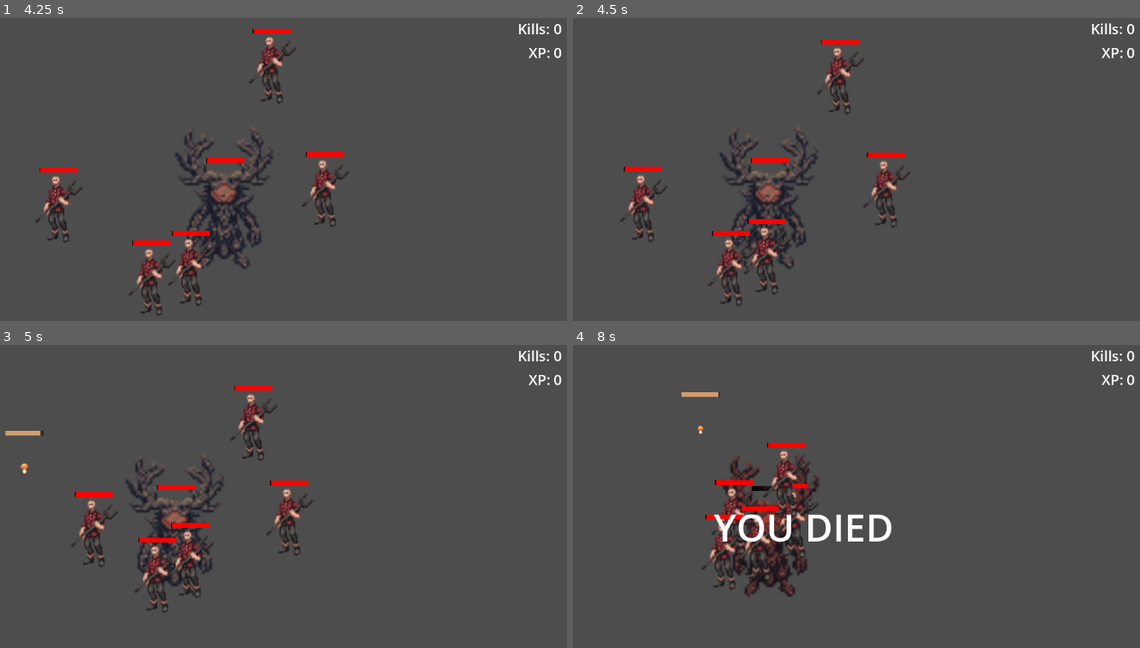
Above: before the commit, frames 1-4 (two rows, left to right).
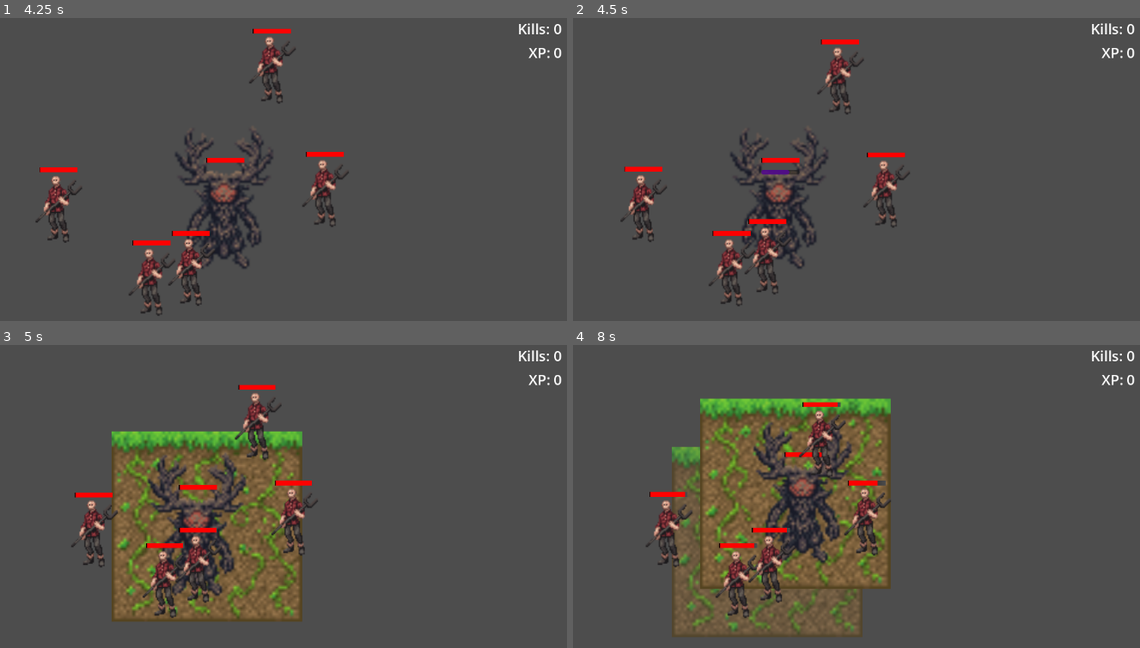
Above: after the commit, the same moments.

Repository: tablegrapes/DRUID
Game: Godot game, scene res://scenes/main.tscn
Same seed, same stepped clock (60 frames per second), same inputs: the game is played once before the commit and once after it.
Inputs (mouse positions are in pixels of both pictures, inside the frame that each line leads up to):
- Up to frame 1 (4.25 s): tap Enter at 0.5, 2, 3.5 s; move the mouse to (379, 181) at 0.52 s; press the mouse at (379, 181) at 0.53 s; hold D (move_right) 0.53-1.28 s; right-click (379, 181) at 0.8 s; tap Space at 1.25, 2.75 s; move the mouse to (90, 217) at 1.27 s; release the mouse at (90, 217) at 1.28 s; hold S (move_down) 1.28-2.03 s; right-click (90, 217) at 1.35 s; click (90, 217) at 1.55 s; move the mouse to (300, 114) at 2.02 s; press the mouse at (300, 114) at 2.03 s; hold D (move_right) 2.03-2.78 s; right-click (300, 114) at 2.3 s; move the mouse to (198, 275) at 2.77 s; release the mouse at (198, 275) at 2.78 s; hold W (move_up) 2.78-3.53 s; right-click (198, 275) at 2.85 s; click (198, 275) at 3.05 s; move the mouse to (436, 257) at 3.52 s; press the mouse at (436, 257) at 3.53 s; hold A (move_left) from 3.53 s (still down); right-click (436, 257) at 3.8 s; tap Escape (pause) at 4.15 s
- Up to frame 2 (4.5 s): keep holding A (move_left); move the mouse to (595, 142) at 4.27 s; release the mouse at (595, 142) at 4.28 s; right-click (595, 142) at 4.35 s
- Up to frame 3 (5 s): keep holding A (move_left); click (22, 469) at 4.55 s
- Up to frame 4 (8 s): move the mouse to (839, 526) at 5.02 s; release A (move_left) at 5.03 s; press the mouse at (839, 526) at 5.03 s; hold S (move_down) 5.03-5.78 s; right-click (839, 526) at 5.3 s; move the mouse to (703, 429) at 5.77 s; release the mouse at (703, 429) at 5.78 s; hold D (move_right) 5.78-6.53 s; right-click (703, 429) at 5.85 s; click (703, 429) at 6.05 s; move the mouse to (952, 508) at 6.52 s; press the mouse at (952, 508) at 6.53 s; hold W (move_up) 6.53-7.28 s; right-click (952, 508) at 6.8 s; move the mouse to (663, 544) at 7.27 s; release the mouse at (663, 544) at 7.28 s; hold D (move_right) from 7.28 s (still down); right-click (663, 544) at 7.35 s; click (663, 544) at 7.55 s

Frame 1 is identical in both runs. In frame 2, 2.3% of the frame differs, in the area x 8-47%, y 7-92%; in frame 3, 20%; in frame 4, 26%, in the area x 12-57%, y 15-97%.

Commit message:
added a new spell: entangling vines

Diff:
--- a/project.godot
+++ b/project.godot
@@ -55,6 +55,11 @@
 "events": [Object(InputEventKey,"resource_local_to_scene":false,"resource_name":"","device":-1,"window_id":0,"alt_press …(195 unchanged characters)…
 ]
 }
+cast_ability_2={
+"deadzone": 0.2,
+"events": [Object(InputEventMouseButton,"resource_local_to_scene":false,"resource_name":"","device":-1,"window_id":0,"alt_pressed":false,"shift_pressed":false,"ctrl_pressed":false,"meta_pressed":false,"button_mask":2,"position":Vector2(221, 26),"global_position":Vector2(233, 86),"factor":1.0,"button_index":2,"canceled":false,"pressed":true,"double_click":false,"script":null)
+]
+}
 
 [physics]
 
--- a/scenes/player.tscn
+++ b/scenes/player.tscn
@@ -5,8 +5,10 @@
 [ext_resource type="Script" uid="uid://wyekcktlbaqu" path="res://scripts/player.gd" id="3_hqtel"]
 [ext_resource type="PackedScene" uid="uid://c8dvin3n17yqa" path="res://scenes/healthbar.tscn" id="4_healthbar"]
 [ext_resource type="Texture2D" uid="uid://c737sr238dejf" path="res://assets/generated/druid_humanoid_player_frame_0_1774805208.png" id="5_qlg0r"]
+[ext_resource type="PackedScene" path="res://vines.tscn" id="6_vines"]
 
 [sub_resource type="CircleShape2D" id="CircleShape2D_hqtel"]
+radius = 16.0
 
 [sub_resource type="StyleBoxFlat" id="StyleBoxFlat_bg"]
 bg_color = Color(0.1, 0.1, 0.1, 0.6)
@@ -30,6 +32,7 @@
 villager_scene = ExtResource("2_sweqy")
 mushroom_scene = ExtResource("2_hqtel")
 health_bar_scene = ExtResource("4_healthbar")
+vines_scene = ExtResource("6_vines")
 
 [node name="Sprite2D" type="Sprite2D" parent="CharacterBody2D" unique_id=438030292]
 scale = Vector2(4, 4)
--- a/scripts/player.gd
+++ b/scripts/player.gd
@@ -11,6 +11,7 @@
 @export var max_health: int = 100
 @export var health: int = max_health
 @export var health_bar_scene: PackedScene
+@export var vines_scene: PackedScene
 
 var is_casting: bool = false
 var health_bar
@@ -75,9 +76,11 @@
 	# Move the character with collision
 	move_and_slide()  # velocity is read from the CharacterBody2D.velocity property
 
-func _input(event):
+func _input(event: InputEvent) -> void:
 	if event.is_action_pressed("cast_ability"):
 		spawn_mushroom()
+	elif event.is_action_pressed("cast_ability_2"):
+		cast_entangling_vines()
 
 func check_for_respawn():
 	if is_spawning_wave:
@@ -123,6 +126,29 @@
 
 	is_casting = false
 
+func cast_entangling_vines():
+	if is_casting:
+		return
+
+	var cast_time = 0.5
+	is_casting = true
+	cast_bar.value = 100.0
+	cast_bar.visible = true
+
+	var tween = create_tween().set_pause_mode(Tween.TWEEN_PAUSE_STOP)
+	tween.tween_property(cast_bar, "value", 0.0, cast_time)
+
+	await tween.finished
+
+	cast_bar.visible = false
+
+	if vines_scene:
+		var vines = vines_scene.instantiate()
+		vines.global_position = global_position
+		get_parent().add_child(vines)
+
+	is_casting = false
+
 func spawn_villager():
 	print("Spawning villager...")
 	var villager = villager_scene.instantiate()
--- a/scripts/villager.gd
+++ b/scripts/villager.gd
@@ -14,6 +14,9 @@
 var health_bar
 var last_attack_time: float = -100.0
 
+var is_snared: bool = false
+var snare_timer: float = 0.0
+
 func _ready():
 	process_mode = Node.PROCESS_MODE_PAUSABLE
 	player = get_tree().get_first_node_in_group("player")
@@ -28,6 +31,12 @@
 	health_bar.set_health(health)
 
 func _physics_process(delta):
+	if is_snared:
+		snare_timer -= delta
+		if snare_timer <= 0:
+			is_snared = false
+		return # Stop moving while snared
+
 	if player == null:
 		return
 
@@ -74,3 +83,7 @@
 		GameManager.add_kill()
 		GameManager.add_experience(experience)
 	queue_free()
+
+func snare(duration: float):
+	is_snared = true
+	snare_timer = duration
--- /dev/null
+++ b/scripts/vines.gd
@@ -0,0 +1,54 @@
+extends Node2D
+
+@export var damage: int = 2
+@export var snare_duration: float = 2.0
+@export var radius: float = 160.0
+@export var lifetime: float = 2.5
+
+@onready var area_2d: Area2D = $Area2D
+@onready var sprite: Sprite2D = $Sprite2D
+@onready var collision_shape: CollisionShape2D = $Area2D/CollisionShape2D
+
+func _ready() -> void:
+	print("Vines spawned at ", global_position)
+	# Update collision shape radius
+	if collision_shape.shape is CircleShape2D:
+		collision_shape.shape = collision_shape.shape.duplicate() # Make unique
+		collision_shape.shape.radius = radius
+
+	# Scale sprite to match radius (assuming sprite is 64x64)
+	var texture_size = sprite.texture.get_size()
+	var target_scale = (radius * 2.0) / max(texture_size.x, texture_size.y)
+	sprite.scale = Vector2(target_scale, target_scale)
+
+	# Detect enemies for a short window
+	area_2d.body_entered.connect(_on_body_entered)
+
+	# Immediate check
+	await get_tree().physics_frame
+	await get_tree().physics_frame
+
+	var bodies = area_2d.get_overlapping_bodies()
+	print("Vines checking bodies: ", bodies.size())
+	for body in bodies:
+		_apply_effect(body)
+
+	# Visual effect: Fade out
+	var tween = create_tween()
+	tween.tween_interval(lifetime * 0.5)
+	tween.tween_property(self, "modulate:a", 0.0, lifetime * 0.5)
+	tween.tween_callback(queue_free)
+
+func _on_body_entered(body: Node2D) -> void:
+	_apply_effect(body)
+
+var hit_bodies: Array[Node2D] = []
+
+func _apply_effect(body: Node2D) -> void:
+	if body.is_in_group("enemies") and not body in hit_bodies:
+		hit_bodies.append(body)
+		print("Vines hit enemy: ", body.name)
+		if body.has_method("snare"):
+			body.snare(snare_duration)
+		if body.has_method("take_damage"):
+			body.take_damage(damage)
--- /dev/null
+++ b/vines.tscn
@@ -0,0 +1,20 @@
+[gd_scene format=3 uid="uid://c6n4s16dx2lkf"]
+
+[ext_resource type="Script" uid="uid://b80kbs2c0poru" path="res://scripts/vines.gd" id="1_vines_script"]
+[ext_resource type="Texture2D" uid="uid://bj5jsogk03vty" path="res://assets/generated/entangling_vines_frame_0_1774819386.png" id="2_vines_texture"]
+
+[sub_resource type="CircleShape2D" id="CircleShape2D_vines"]
+radius = 80.0
+
+[node name="Vines" type="Node2D" unique_id=1323107175]
+script = ExtResource("1_vines_script")
+
+[node name="Sprite2D" type="Sprite2D" parent="." unique_id=1088751968]
+z_index = -1
+texture = ExtResource("2_vines_texture")
+
+[node name="Area2D" type="Area2D" parent="." unique_id=677159513]
+collision_layer = 0
+
+[node name="CollisionShape2D" type="CollisionShape2D" parent="Area2D" unique_id=520456012]
+shape = SubResource("CircleShape2D_vines")
Binary file added: assets/generated/entangling_vines_1774819386.png
Not shown, added: assets/generated/entangling_vines_1774819386.png.import
Binary file added: assets/generated/entangling_vines_frame_0_1774819386.png
Not shown, added: assets/generated/entangling_vines_frame_0_1774819386.png.import
Not shown, added: scripts/vines.gd.uid
